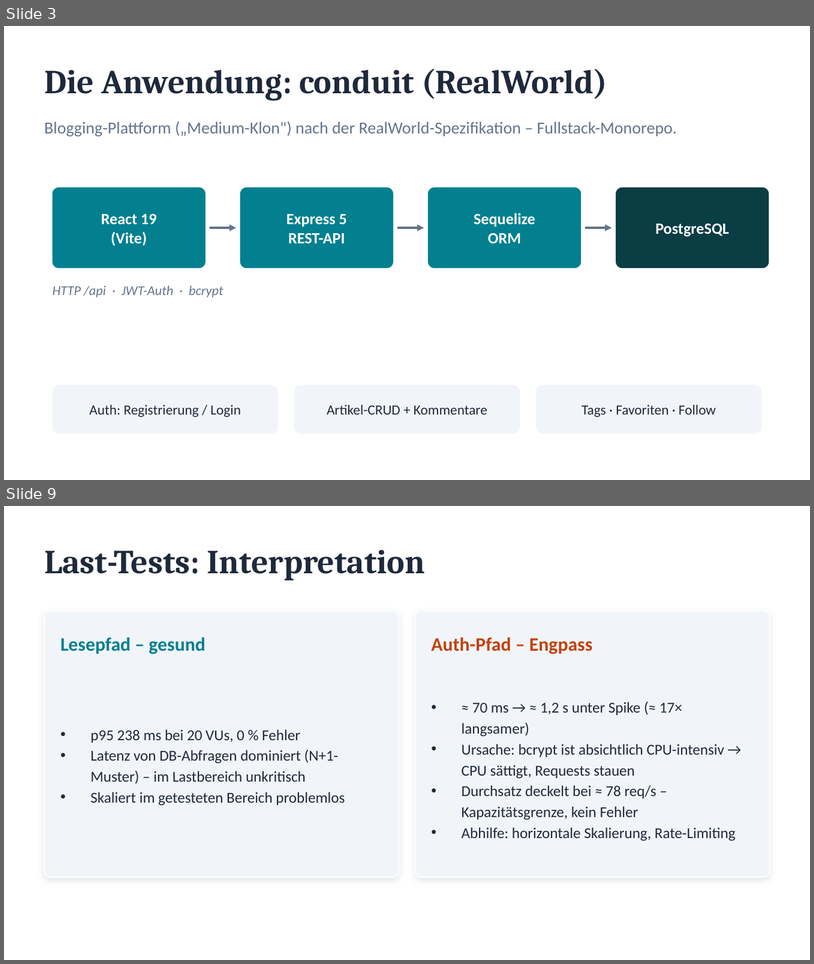
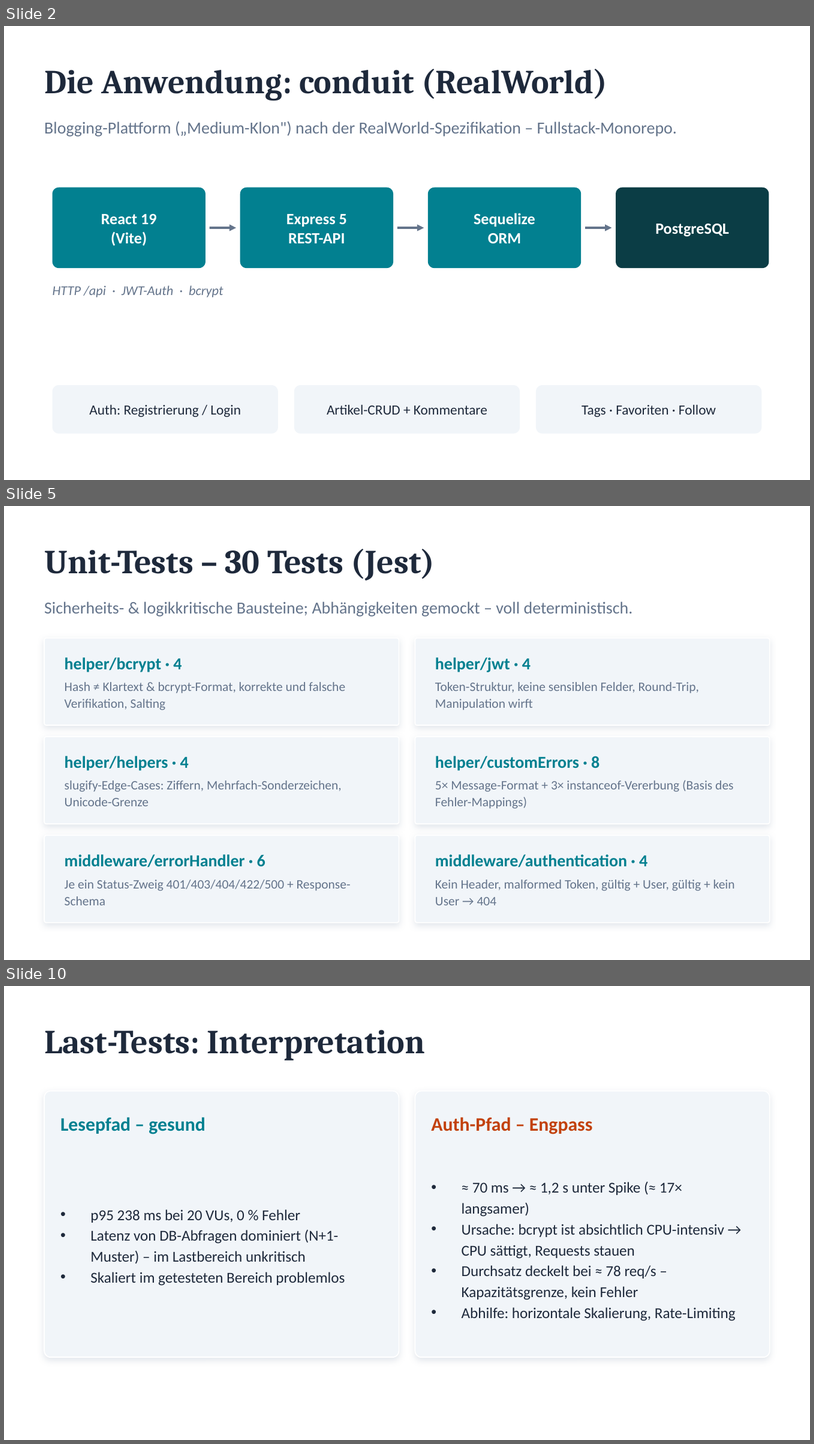
Before and after one commit to Lolo169169/wat4-2026ss-bb-zauner-seybold, a slide deck: PRESENTATION.pptx. Shown one above the other, each under a label of ours: slides 3 and 9 before the commit, slides 2, 5 and 10 after it; the slides between them are not shown. The pictures are 814x964 and 814x1444 pixels, drawn with LibreOffice and Linux fonts; fonts in the diff are those of the drawing. Boxes give left, top, right and bottom in pixels: in the first picture for what was removed or moved away, otherwise in the second. Text is boxed around its words. In the diff, an @@ line names an element or a change of style, - is before the commit and + after.

```diff
--- a/PRESENTATION.pptx
+++ b/PRESENTATION.pptx
@@ slide 5 added at [4,506,810,960], background #FFFFFF @@
@@ text added at [44,549,435,580], 30 pt, text #1E293B, bold @@
+Unit-Tests – 30 Tests (Jest)
@@ text added at [44,601,633,616], 15 pt, text #64748B @@
+Sicherheits- & logikkritische Bausteine; Abhängigkeiten gemockt – voll deterministisch.
@@ rounded rectangle added at [44,638,399,726], fill #F1F5F9, outline #FFFFFF 1 pt @@
@@ rounded rectangle added at [415,638,770,726], fill #F1F5F9, outline #FFFFFF 1 pt @@
@@ text added at [65,657,345,710], 11.5 pt, text #64748B @@
+helper/bcrypt · 4
+Hash ≠ Klartext & bcrypt-Format, korrekte und falsche Verifikation, Salting
@@ text added at [435,657,699,710], 11.5 pt, text #64748B @@
+helper/jwt · 4
+Token-Struktur, keine sensiblen Felder, Round-Trip, Manipulation wirft
@@ rounded rectangle added at [44,736,399,824], fill #F1F5F9, outline #FFFFFF 1 pt @@
@@ rounded rectangle added at [415,736,770,824], fill #F1F5F9, outline #FFFFFF 1 pt @@
@@ text added at [65,756,342,806], 11.5 pt, text #64748B @@
+helper/helpers · 4
+slugify-Edge-Cases: Ziffern, Mehrfach-Sonderzeichen, Unicode-Grenze
@@ text added at [435,756,734,808], 11.5 pt, text #64748B @@
+helper/customErrors · 8
+5× Message-Format + 3× instanceof-Vererbung (Basis des Fehler-Mappings)
@@ rounded rectangle added at [44,835,399,922], fill #F1F5F9, outline #FFFFFF 1 pt @@
@@ rounded rectangle added at [415,835,770,922], fill #F1F5F9, outline #FFFFFF 1 pt @@
@@ text added at [65,854,351,905], 11.5 pt, text #64748B @@
+middleware/errorHandler · 6
+Je ein Status-Zweig 401/403/404/422/500 + Response-Schema
@@ text added at [435,854,735,905], 11.5 pt, text #64748B @@
+middleware/authentication · 4
+Kein Header, malformed Token, gültig + User, gültig + kein User → 404
@@ what was slide 3 is now slide 2 @@
@@ what was slide 9 is now slide 10 @@
```
Also in this commit, not shown: 2 slides changed, 4 other slides added, 5 slides removed.
